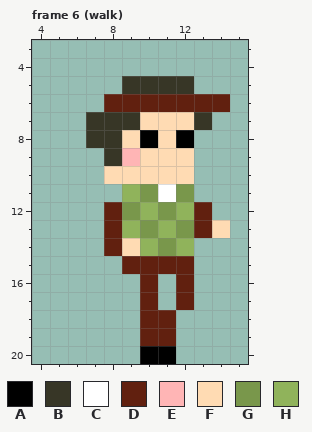
Edited in one commit: pixel-art file (sinkdungeon_resource/OtherTexure/nonplayerase/nonplayer003anim000.aseprite). The picture above is the old version.
21x21 pixels, 13 frames. Shown: frame 6 (walk): x 4..15, y 3..20. The commit also changed other frames, which this record leaves out.
Palette (. is transparent): A #000000  B #373626  C #ffffff  D #61200f  E #ffb5b5  F #ffdbb3  G #79974b  H #90b35b
Pixels before, frame 6 (walk), first column x 7:
 5 ..BBBB..
 6 .DDDDDDD
 7 BBBFFFB.
 8 BBFAFA..
 9 .BEFFF..
10 .FFFFF..
11 ..HGCG..
12 .DGHGHD.
13 .DHGHGDF
14 .DFHGH..
15 ..DDDD..
16 ...D.D..
17 ...D.D..
18 ...DD...
19 ...DD...
20 ...AA...
After the commit:
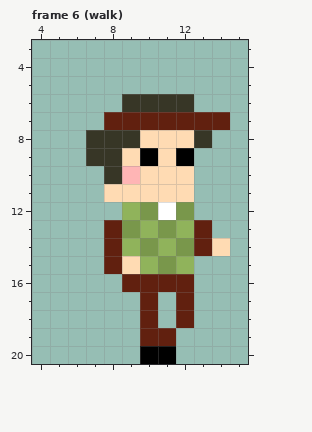
Edits made:
Changed rows in their new state; - is an unchanged pixel.
Frame 6 (walk):
first column x 7:
 5 --....--
 6 -.BBBB..
 7 .DDDDDDD
 8 --BF-FB-
 9 B-FA-A--
10 -BE-----
11 -FFFFF--
12 -.HGCG.-
13 --GHGH-.
14 --HGHGDF
15 -DFHGH--
16 --D-D---
18 ----.D--
